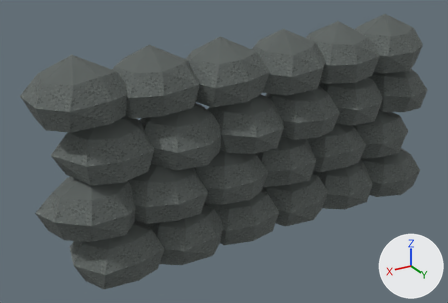
An edit to the OBJ model Assets/ProjectOEN/ProductionArt/Meshes/environment_set_dressing/en-014_cave_wall_module__straight.obj, drawn before and after from the same camera.
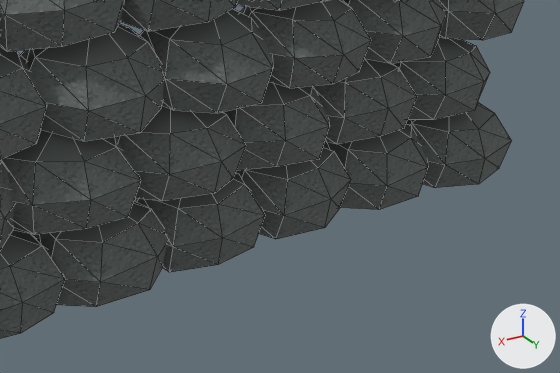
There are two pictures of each version: one whole from a camera (50 mm lens) standing at (2.92, 4.13, 2.84) and looking at (0.39, -0.09, 0.73), one close up on the part from 28% to 100% of the width and 30% to 100% of the height. Lighting does not change. The marker at lower right points along +X, +Y and +Z. The first two pictures are the older version. The close-ups show mesh edges as thin lines. Where no turn or scale is listed for an object, it has been applied to the vertices. Vertices at exactly the same position are counted once.

Script lines for the objects in view, before the commit:
```python
me_en_014_cave_wall_module__straight = bpy.data.meshes.new('en-014_cave_wall_module__straight')
me_en_014_cave_wall_module__straight.from_pydata(...)  # 624 vertices, 1152 faces; spans x -1.83..2.03, y -0.41..0.39, z -0.02..1.75
me_en_014_cave_wall_module__straight.materials.append(mat_stone)  # picture img_stone_albedo_png
ob_en_014_cave_wall_module__straight = bpy.data.objects.new('en-014_cave_wall_module__straight', me_en_014_cave_wall_module__straight)
ob_en_014_cave_wall_module__straight.location = (0.0, 0.0, 0.0)
```
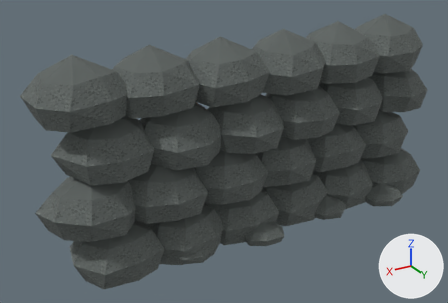
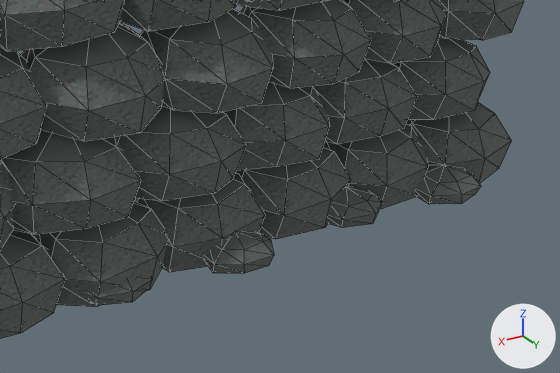
The change, as a list of edits to the scene's bpy script:
```text
Add img_wood_albedo_png:
    img_wood_albedo_png = load_image('wood_albedo.png', '../../Materials/Textures/wood_albedo.png', 1024, 1024, 'sRGB')
Add img_leaf_albedo_png:
    img_leaf_albedo_png = load_image('leaf_albedo.png', '../../Materials/Textures/leaf_albedo.png', 1024, 1024, 'sRGB')
Add img_rope_albedo_png:
    img_rope_albedo_png = load_image('rope_albedo.png', '../../Materials/Textures/rope_albedo.png', 1024, 1024, 'sRGB')
Add mat_wood:
    mat_wood = principled_material('Wood')
    mat_wood.texture = img_wood_albedo_png
    mat_wood.roughness = 0.89
Add mat_leaf:
    mat_leaf = principled_material('Leaf')
    mat_leaf.texture = img_leaf_albedo_png
    mat_leaf.roughness = 0.89
Add mat_rope:
    mat_rope = principled_material('Rope')
    mat_rope.texture = img_rope_albedo_png
    mat_rope.roughness = 0.89
Change me_en_014_cave_wall_module__straight:
    used by ob_en_014_cave_wall_module__straight; location = (0.0, 0.0, 0.0)
    remove me_en_014_cave_wall_module__straight.from_pydata(...)  # 624 vertices, 1152 faces; spans x -1.83..2.03, y -0.41..0.39, z -0.02..1.75
    add me_en_014_cave_wall_module__straight.from_pydata(...)  # 800 vertices, 1446 faces; spans x -1.83..2.03, y -0.41..0.45, z -0.02..1.75
    me_en_014_cave_wall_module__straight part 1
    176 vertices are added at x -1.4..1.07, y -0.22..0.45, z 0.01..1.62
    168 new faces join them, mat_stone (picture img_stone_albedo_png)
    60 new faces join them, mat_rope (picture img_rope_albedo_png)
    6 new faces join them, mat_leaf (picture img_leaf_albedo_png)
    60 new faces join them, mat_wood (picture img_wood_albedo_png)
    add me_en_014_cave_wall_module__straight.materials.append(mat_rope)  # picture img_rope_albedo_png
    add me_en_014_cave_wall_module__straight.materials.append(mat_leaf)  # picture img_leaf_albedo_png
    add me_en_014_cave_wall_module__straight.materials.append(mat_wood)  # picture img_wood_albedo_png
```

Pixel boxes [x1, y1, x2, y2] of what changed, in the close-ups (560 x 373 px):
part 1 of me_en_014_cave_wall_module__straight, added
    after: [90, 22, 481, 306]
